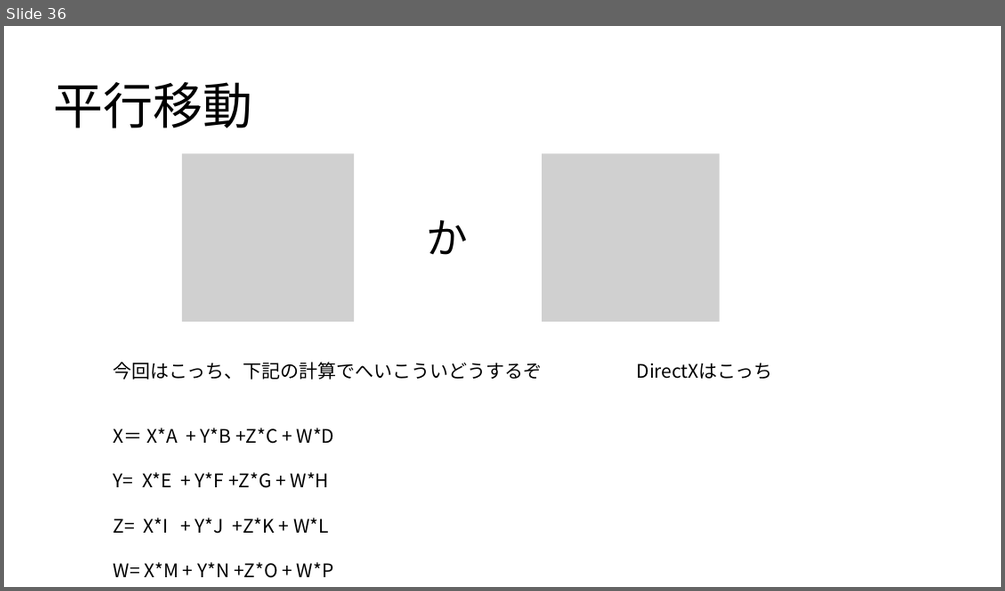
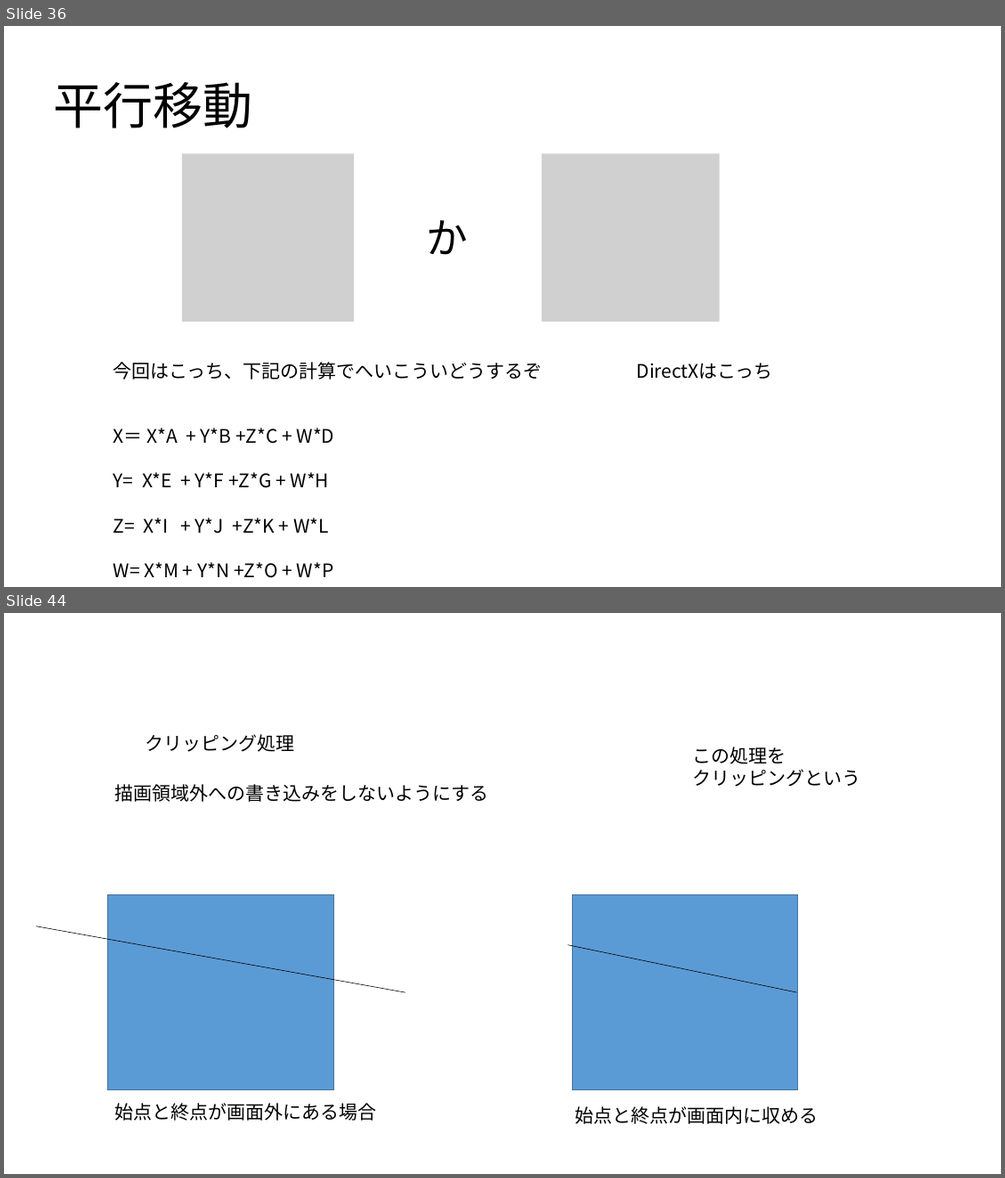
Before and after one commit to UMA729/MySchoolDatas, a slide deck: ゲ数Ⅱ/ゲーム数学.pptx. Shown one above the other, each under a label of ours: slide 36 before the commit, slides 36 and 44 after it; the slides between them are not shown. The pictures are 1005x591 and 1005x1178 pixels, drawn with LibreOffice and Linux fonts; fonts in the diff are those of the drawing; grey boxes stand for pictures. Boxes give left, top, right and bottom in pixels: in the first picture for what was removed or moved away, otherwise in the second. Text is boxed around its words. In the diff, an @@ line names an element or a change of style, - is before the commit and + after.

```diff
--- a/ゲ数Ⅱ/ゲーム数学.pptx
+++ b/ゲ数Ⅱ/ゲーム数学.pptx
@@ slide 44 added at <box>4,613,1001,1174</box>, background #FFFFFF @@
@@ text added at <box>146,734,295,752</box>, 18 pt, text #000000 @@
+クリッピング処理
@@ text added at <box>692,747,860,787</box>, 18 pt, text #000000 @@
+この処理を
+クリッピングという
@@ text added at <box>115,784,489,802</box>, 18 pt, text #000000 @@
+描画領域外への書き込みをしないようにする
@@ rectangle added at <box>108,895,334,1089</box>, fill #5B9BD5, outline #43739E 1 pt @@
@@ rectangle added at <box>573,895,798,1089</box>, fill #5B9BD5, outline #43739E 1 pt @@
@@ line added from (36, 926) to (405, 992), #000000 0.5 pt @@
@@ line added from (568, 945) to (797, 992), #000000 0.5 pt @@
@@ text added at <box>115,1103,377,1120</box>, 18 pt, text #000000 @@
+始点と終点が画面外にある場合
@@ text added at <box>575,1106,818,1124</box>, 18 pt, text #000000 @@
+始点と終点が画面内に収める
```
Also in this commit, not shown: 2 slides changed, 7 other slides added, 1 other file.
